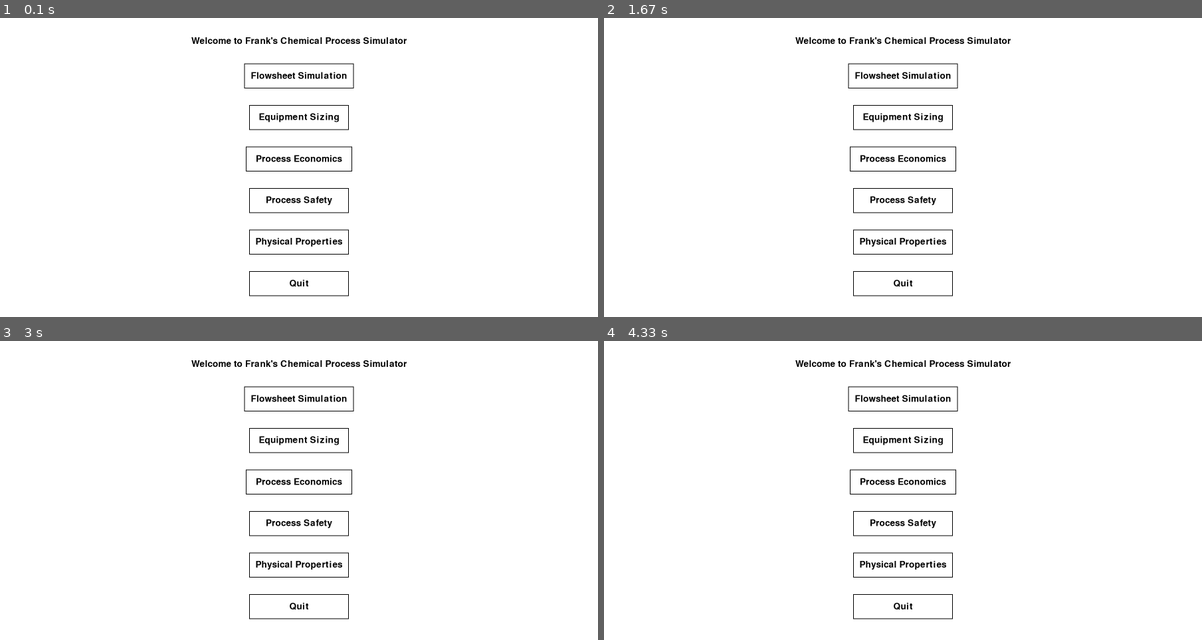
Above: before the commit, frames 1-4 (two rows, left to right).
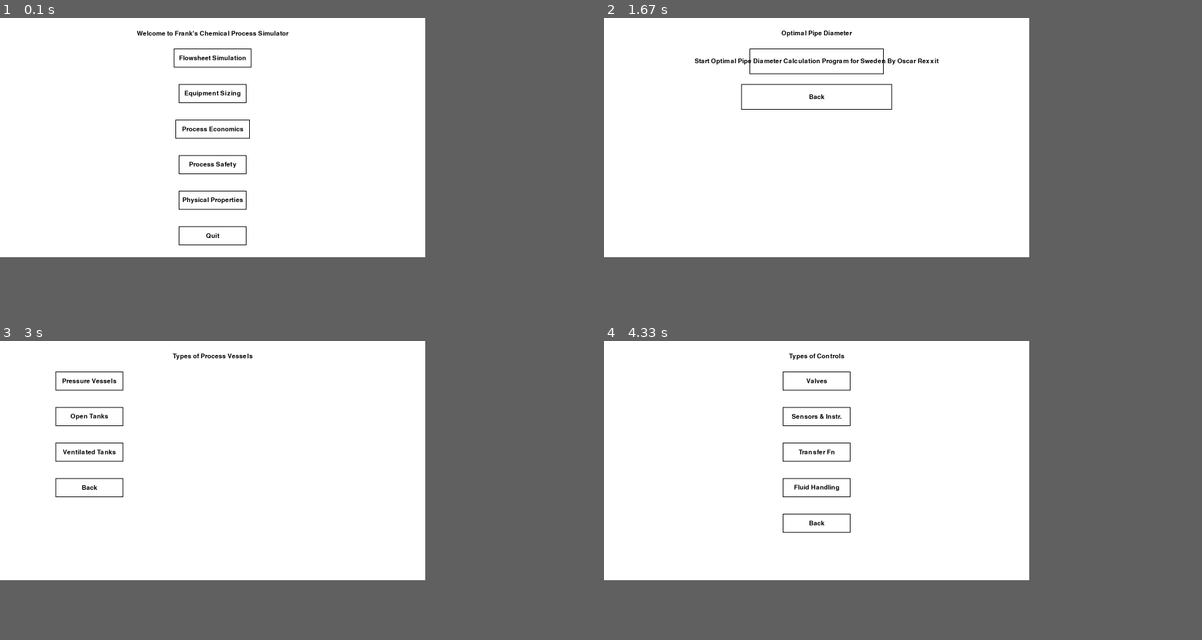
Above: after the commit, the same moments.

Repository: fgillet4/Franks-Chemical-Simulator
Game: pygame game, started from start.py
Same seed, same stepped clock (60 frames per second), same inputs: the game is played once before the commit and once after it.
Inputs (mouse positions are in pixels of both pictures, inside the frame that each line leads up to):
- Up to frame 1 (0.1 s): no input
- Up to frame 2 (1.67 s): click (819, 137) at 0.38 s; press the mouse at (819, 137) at 0.7 s; move the mouse to (837, 107) at 0.8 s; release the mouse at (855, 74) at 0.93 s; press the mouse at (819, 59) at 1.03 s; move the mouse to (873, 116) at 1.13 s; release the mouse at (926, 173) at 1.27 s; press the mouse at (819, 236) at 1.37 s; move the mouse to (741, 173) at 1.47 s; release the mouse at (669, 113) at 1.6 s
- Up to frame 3 (3 s): press the mouse at (215, 418) at 1.7 s; move the mouse to (155, 457) at 1.8 s; release the mouse at (95, 496) at 1.93 s; press the mouse at (215, 487) at 2.03 s; move the mouse to (293, 427) at 2.13 s; release the mouse at (370, 370) at 2.27 s; press the mouse at (215, 415) at 2.37 s; move the mouse to (203, 394) at 2.47 s; release the mouse at (191, 370) at 2.6 s; press the mouse at (215, 379) at 2.7 s; move the mouse to (161, 388) at 2.8 s; release the mouse at (107, 397) at 2.93 s
- Up to frame 4 (4.33 s): press the mouse at (693, 487) at 3.03 s; move the mouse to (687, 433) at 3.13 s; release the mouse at (681, 376) at 3.27 s; press the mouse at (693, 415) at 3.37 s; move the mouse to (711, 442) at 3.47 s; release the mouse at (729, 472) at 3.6 s; press the mouse at (819, 487) at 3.7 s; move the mouse to (795, 508) at 3.8 s; release the mouse at (771, 532) at 3.93 s; press the mouse at (693, 523) at 4.03 s; move the mouse to (675, 502) at 4.13 s; release the mouse at (663, 484) at 4.27 s
In our replay, the window is 900x450 before the commit and 640x360 after it. These sizes can differ from the game's own. Grey fills any space a smaller window leaves; there, only what the larger window draws over its background counts as a difference.

The runs differ from the first frame. In frame 1, 3.5% of the frame differs, in the area x 22-68%, y 4-94%; in frame 2, 3.0%; in frame 3, 3.0%; in frame 4, 3.0%.

Commit message:
Update start.py

Diff:
--- a/start.py
+++ b/start.py
@@ -4,7 +4,10 @@
 import math
 from enum import Enum
 import os
+import subprocess
 flowsheet_version = "Flowsheet Simulator v.1.0.0"
+# Get the current directory
+current_directory = os.path.dirname(os.path.abspath(__file__))
 WHITE = (255, 255, 255)
 BLACK = (0, 0, 0)
 GRAY = (128, 128, 128, 128)
@@ -12,25 +15,45 @@
 
 # Initialize Pygame
 pygame.init()
+info = pygame.display.Info()
+screen_width = info.current_w
+screen_height = info.current_h
 
 # Set up the Pygame window
-WINDOW_SIZE = (1800, 900)
-screen_dimensions = WINDOW_SIZE
-screen_length = WINDOW_SIZE[0]
-screen_width = WINDOW_SIZE[0]
-screen_height = WINDOW_SIZE[1]
+scale_factor = 0.8
+window_width = int(screen_width * scale_factor)
+window_height = int(screen_height * scale_factor)
+window_size = (window_width, window_height)
+WINDOW_SIZE = (screen_width, screen_height)
 screen = pygame.display.set_mode(WINDOW_SIZE)
 pygame.display.set_caption("Frank's Chemical Process Simulator")
 
 # Set up fonts
 font = pygame.font.Font(None, 40)
 
+# Define button size as a percentage of the window size
+button_width_percent = 0.2
+button_height_percent = 0.1
+
+# Calculate button size based on the window size
+button_width = int(window_width * button_width_percent)
+button_height = int(window_height * button_height_percent)
+
+
 # Define buttons
-button_width = 300
-button_height = 75
 button_padding = 50
 button_start_x = (WINDOW_SIZE[0] - button_width) / 2
 button_start_y = (WINDOW_SIZE[1] - (button_height + button_padding) * 5) / 2
+
+# Define the font size as a percentage of the window size
+font_size_percent = 0.05
+
+# Calculate the font size based on the window size
+font_size = int(window_height * font_size_percent)
+
+# Create a font object
+font = pygame.font.SysFont(None, font_size)
+
 
 # Defines the abstract class called page
 class Page:
@@ -102,7 +125,7 @@
         elif self.in_equiptment_sizing:
             self.manager.go_to(EquipmentSizingPage())
         elif self.in_capital_cost:
-            self.manager.go_to(CapitalCostEstimationPage())
+            self.manager.go_to(ProcessEconomicsPage())
         elif self.in_process_safety:
             self.manager.go_to(ProcessSafetyPage())
         elif self.in_physical_properties:
@@ -3109,7 +3132,6 @@
             self.update_input_field()
 
         pygame.display.update()
-
 # Define Pipe Diameter Sizing Page 2
 class PipeDiameterSizingPage2(Page):
     def __init__(self,page_manager = None):
@@ -3554,20 +3576,23 @@
 class FlareSystemPage(Page):
     pass
 # Define Capital Cost Page
-class CapitalCostEstimationPage(Page):
+class ProcessEconomicsPage(Page):
     def __init__(self,page_manager = None):
         self.menu_rects = [
         pygame.Rect(button_start_x-100, button_start_y, button_width+200, button_height+20),
         pygame.Rect(button_start_x-125, button_start_y + button_height + button_padding, button_width+250, button_height+20),
-        pygame.Rect(button_start_x, button_start_y + (button_height + button_padding) * 2, button_width, button_height)
+        pygame.Rect(button_start_x, button_start_y + (button_height + button_padding) * 2, button_width, button_height),
+        pygame.Rect(button_start_x, button_start_y + (button_height + button_padding) * 3, button_width, button_height)
     ]
         self.menu_texts = [
         "Estimate Flowsheet Capital Cost",
         "Edit Capital Cost Estimation Factors",
+        "Optimal Pipe Diameter",
         "Back"
     ]
         self.in_estimate_flowsheet_capital_cost= False
         self.in_edit_capital_cost_estimation_factors = False
+        self.in_optimal_pipe_diameter = False
         self.in_back = False
         self.manager = page_manager
     def handle_event(self, event):
@@ -3579,17 +3604,21 @@
                     elif i == 1:
                         self.in_edit_capital_cost_estimation_factors = True
                     elif i == 2:
+                        self.in_optimal_pipe_diameter = True
+                    elif i == 3:
                         self.in_back = True
         if self.in_estimate_flowsheet_capital_cost:
             self.manager.go_to(EstimateFlowsheetCapitalCostEstimationPage())
         elif self.in_edit_capital_cost_estimation_factors:
             self.manager.go_to(EditCapitalCostEstimationParametersPage())
+        elif self.in_optimal_pipe_diameter:
+            self.manager.go_to(OptimalPipeDiameterPage())
         elif self.in_back:
             self.manager.go_to(MainMenuPage())
     def render(self, pygame_screen):
         # Draw the main menu
         screen.fill(WHITE)
-        text = font.render("Capital Cost Estimation", True, BLACK)
+        text = font.render("Process Economics", True, BLACK)
         text_rect = text.get_rect(center=(WINDOW_SIZE[0] / 2, button_start_y / 2))
         screen.blit(text, text_rect)
         for i, rect in enumerate(self.menu_rects):
@@ -3598,6 +3627,49 @@
             text_rect = text.get_rect(center=rect.center)
             pygame_screen.blit(text, text_rect)
 # Define The Estimate
+class OptimalPipeDiameterPage(Page):
+    def __init__(self) -> None:
+        self.menu_rects = [
+        pygame.Rect(button_start_x-100, button_start_y, button_width+200, button_height+20),
+        pygame.Rect(button_start_x-125, button_start_y + button_height + button_padding, button_width+250, button_height+20)
+    ]
+        self.menu_texts = [
+        "Start Optimal Pipe Diameter Calculation Program for Sweden By Oscar Rexxit",
+        "Back"
+    ]
+        self.in_start_optimal_pipe_diameter_calculation_program_for_sweden_by_oscar_rexxit = False
+        self.in_back = False
+        self.manager = page_manager
+        self.subprocess_obj = None  # Store the subprocess object here
+    def handle_event(self, event):
+        if event.type == pygame.MOUSEBUTTONDOWN:
+            for i, rect in enumerate(self.menu_rects):
+                if rect.collidepoint(event.pos):
+                    if i == 0:
+                        self.in_start_optimal_pipe_diameter_calculation_program_for_sweden_by_oscar_rexxit = True
+                    elif i == 1:
+                        self.in_back = True
+        if self.in_start_optimal_pipe_diameter_calculation_program_for_sweden_by_oscar_rexxit:
+            subprocess.run(["python3", os.path.join(current_directory,"kostnadsoptimering_ror.py")])
+            self.in_start_optimal_pipe_diameter_calculation_program_for_sweden_by_oscar_rexxit = False
+        elif self.in_back:
+            self.manager.go_to(ProcessEconomicsPage())
+    def exit(self):
+        # Terminate the subprocess if it exists before navigating away from this page
+        if self.subprocess_obj is not None and self.subprocess_obj.poll() is None:
+            self.subprocess_obj.terminate()
+    def render(self, pygame_screen):
+        # Draw the main menu
+        screen.fill(WHITE)
+        text = font.render("Optimal Pipe Diameter", True, BLACK)
+        text_rect = text.get_rect(center=(WINDOW_SIZE[0] / 2, button_start_y / 2))
+        screen.blit(text, text_rect)
+        for i, rect in enumerate(self.menu_rects):
+            pygame.draw.rect(pygame_screen, BLACK, rect, 2)
+            text = font.render(self.menu_texts[i], True, BLACK)
+            text_rect = text.get_rect(center=rect.center)
+            pygame_screen.blit(text, text_rect)
+
 class EstimateFlowsheetCapitalCostEstimationPage(Page):
     pass
 # Define Edit Capital Cost Estimation Parameters Page
